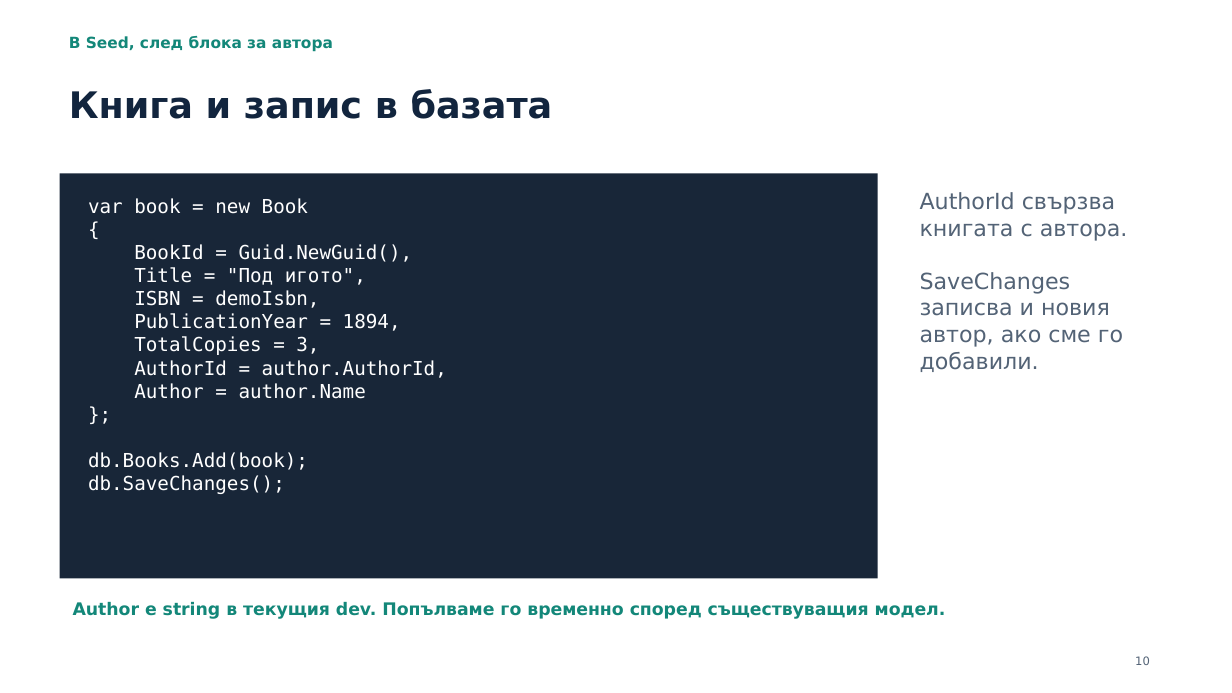
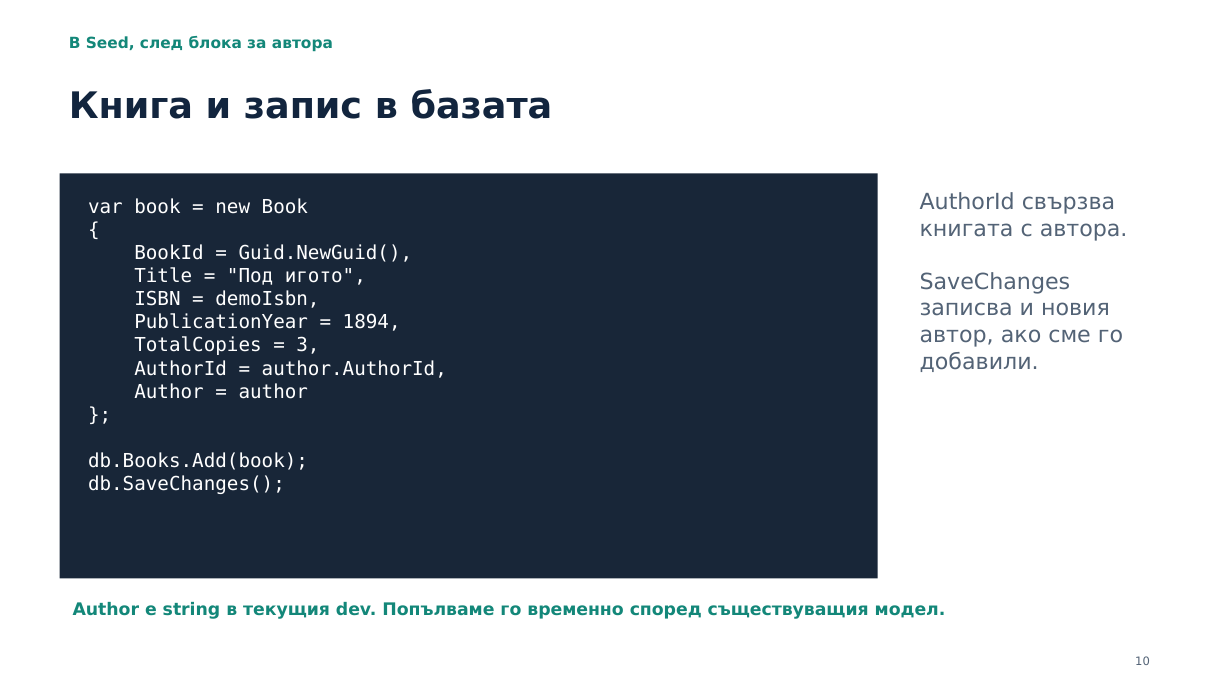
Before and after one commit to ahmedmatem/ppmg, a slide deck: slide 10 of XII class/Internet_Programming/ИП-РПП/Project_Phases/02_EFCore_Add_Read_SchoolLibraryMini.pptx. Drawn at 1232x693 pixels with LibreOffice and Linux fonts; fonts in the diff are those of the drawing. Boxes give left, top, right and bottom in pixels: in the first picture for what was removed or moved away, otherwise in the second. Text is boxed around its words. In the diff, an @@ line names an element or a change of style, - is before the commit and + after.

```diff
--- a/XII class/Internet_Programming/ИП-РПП/Project_Phases/02_EFCore_Add_Read_SchoolLibraryMini.pptx
+++ b/XII class/Internet_Programming/ИП-РПП/Project_Phases/02_EFCore_Add_Read_SchoolLibraryMini.pptx
@@ text at (134,383,308,399): text changed @@
-Author = author.Name
+Author = author
```
Also in this commit, not shown: 6 other files.
